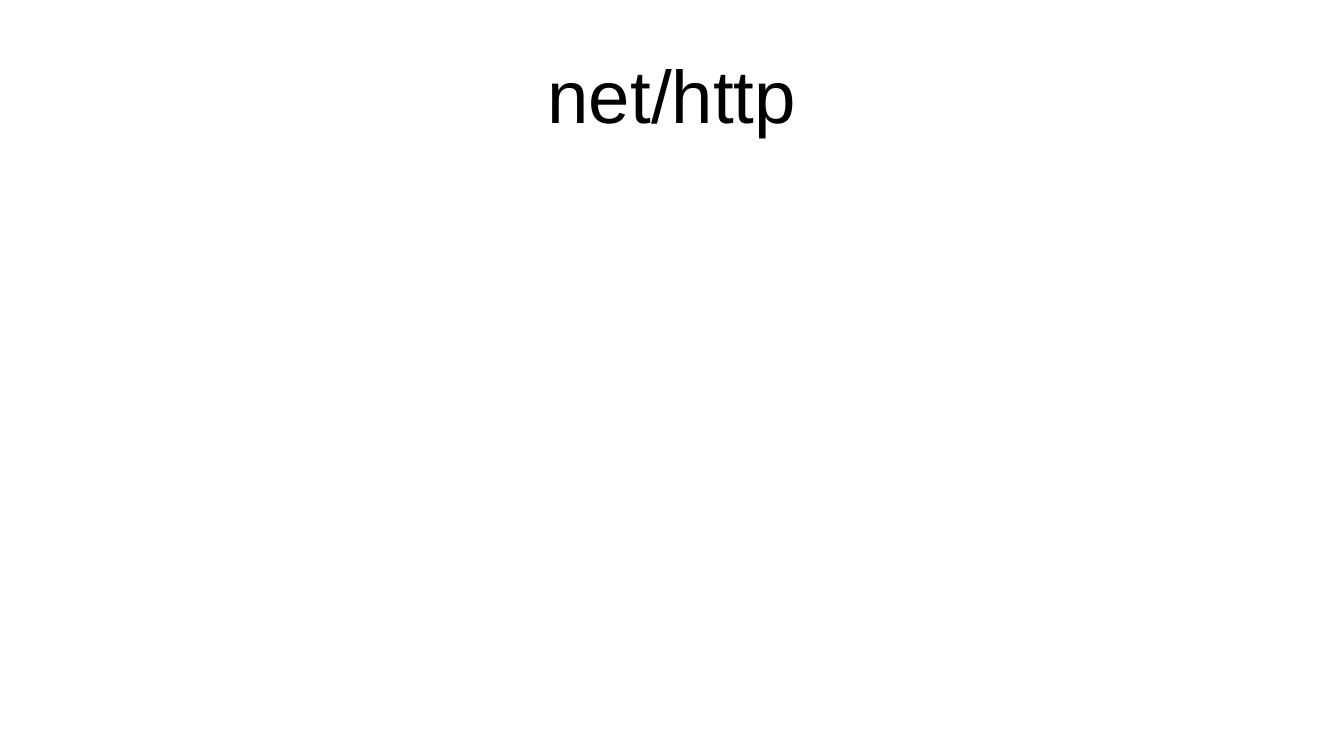
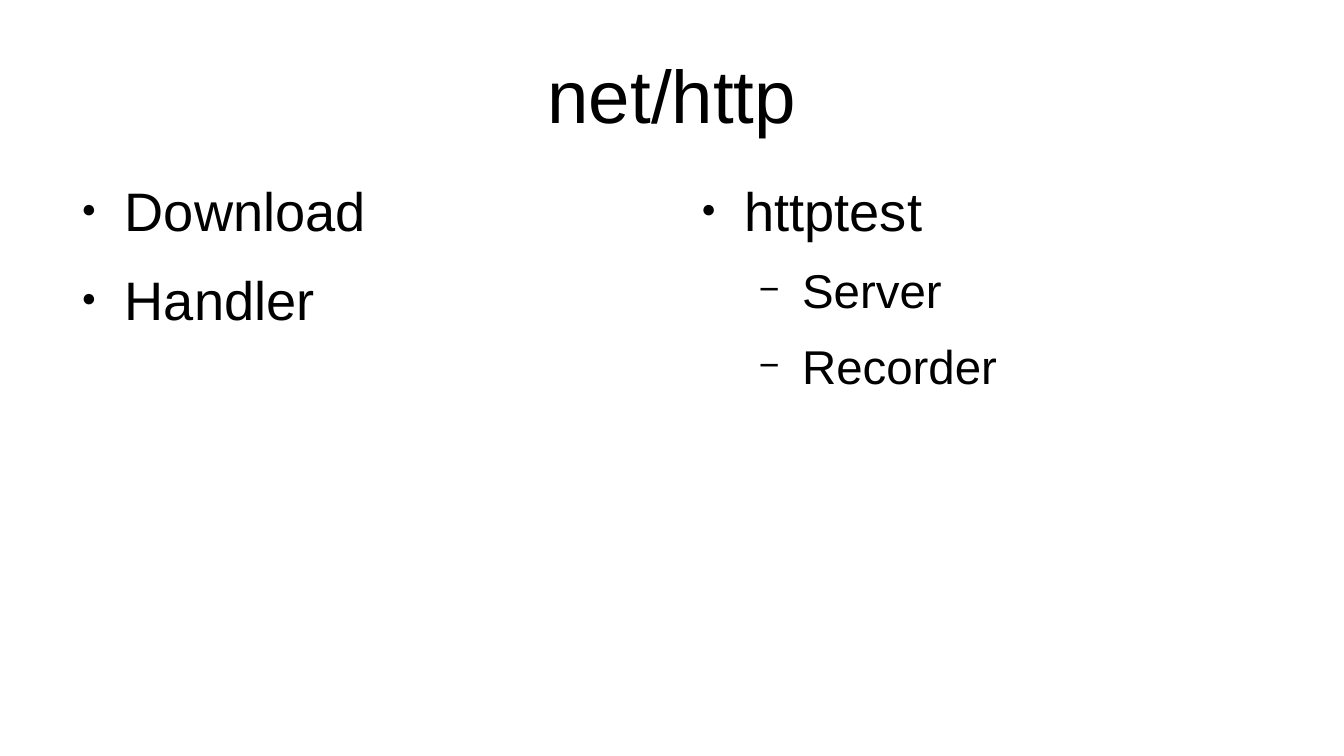
Before and after one commit to axis-go-course/spiderman, a slide deck: slide 8 of presentation.odp. Drawn at 1344x756 pixels with LibreOffice and Linux fonts; fonts in the diff are those of the drawing. Boxes give left, top, right and bottom in pixels: in the first picture for what was removed or moved away, otherwise in the second. Text is boxed around its words. In the diff, an @@ line names an element or a change of style, - is before the commit and + after.

```diff
--- a/presentation.odp
+++ b/presentation.odp
@@ text added at [125,191,366,321], 32 pt, text #000000 @@
+● Download
+● Handler
@@ text added at [745,191,997,385], 28 pt, text #000000 @@
+● httptest
+  − Server
+  − Recorder
```
Also in this commit, not shown: 6 other slides changed, 8 other files.
